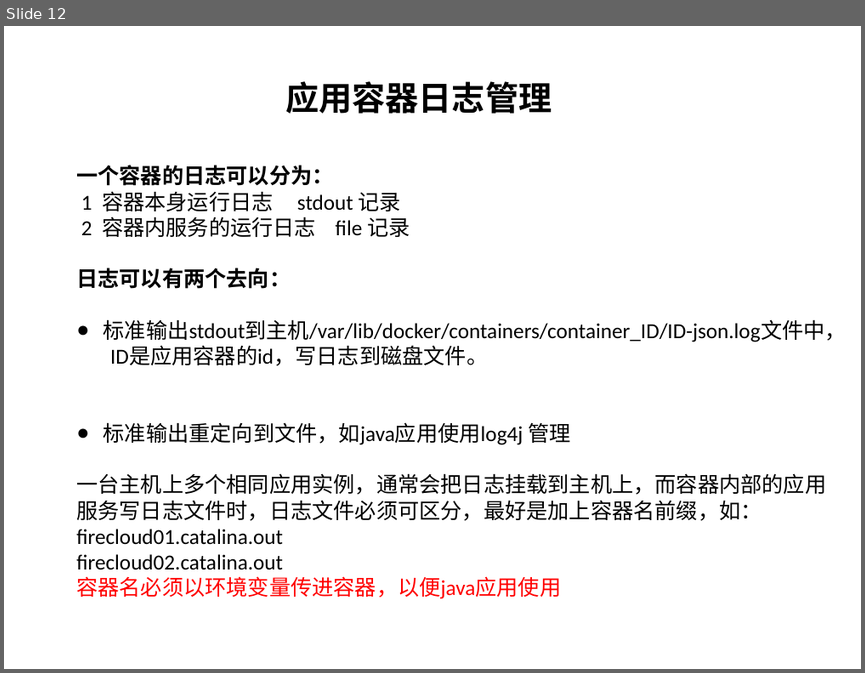
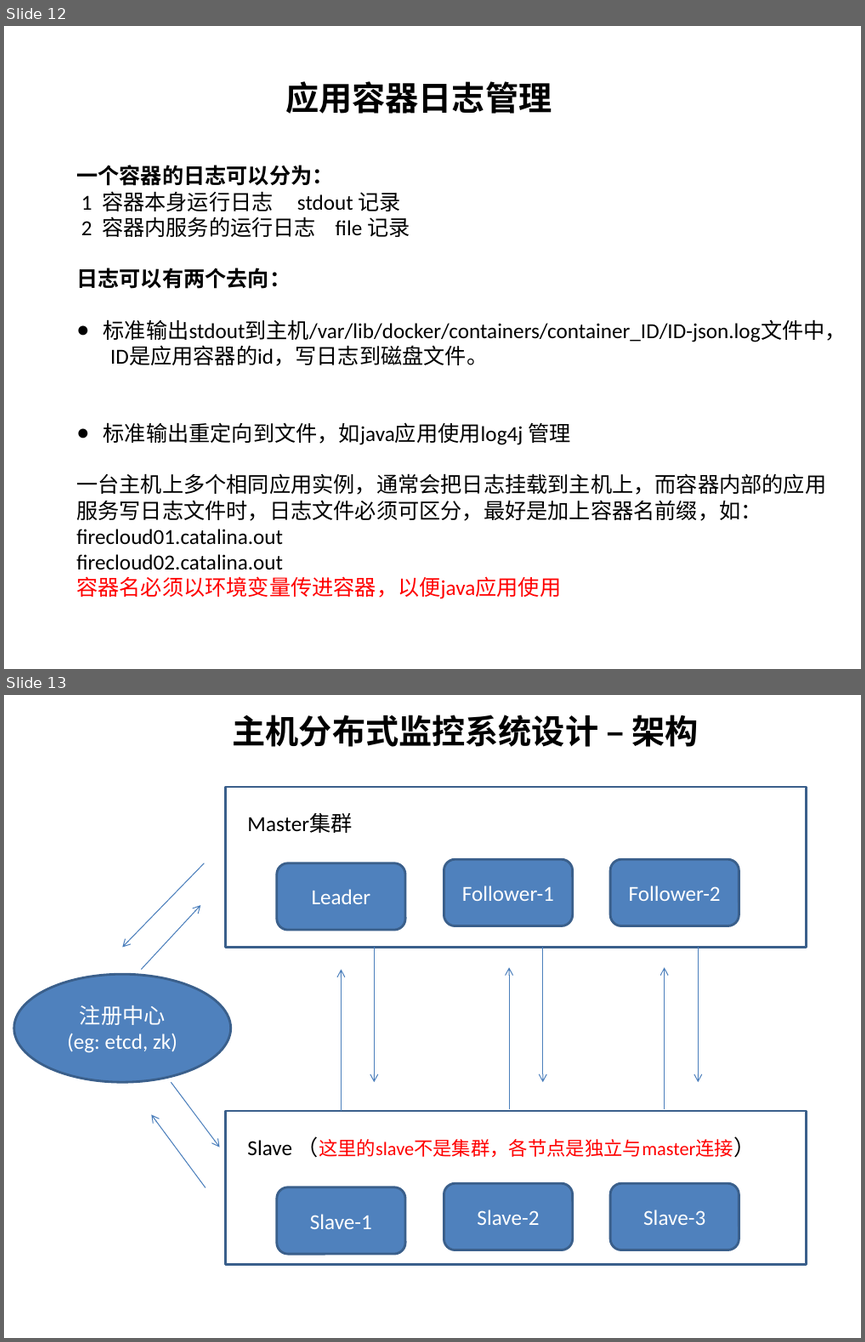
Before and after one commit to wsyx123/firecloud-server, a slide deck: description/firecloud-architecture.pptx. Shown one above the other, each under a label of ours: slide 12 before the commit, slides 12 and 13 after it. The pictures are 865x673 and 865x1342 pixels, drawn with LibreOffice and Linux fonts; fonts in the diff are those of the drawing. Boxes give left, top, right and bottom in pixels: in the first picture for what was removed or moved away, otherwise in the second. Text is boxed around its words. In the diff, an @@ line names an element or a change of style, - is before the commit and + after.

```diff
--- a/description/firecloud-architecture.pptx
+++ b/description/firecloud-architecture.pptx
@@ slide 13 added at [4,695,861,1338], background #FFFFFF @@
@@ text added at [233,715,698,747], 28 pt, text #000000, bold @@
+主机分布式监控系统设计 – 架构
@@ rectangle added at [226,787,806,947], outline #3A5F8C 2 pt @@
@@ text added at [247,813,352,833], 18 pt, text #000000 @@
+Master集群
@@ arrow added from (204, 863) to (122, 947), #4B7EBC 0.75 pt @@
@@ rounded rectangle added at [277,863,405,930], fill #4F81BD, outline #3A5F8C 2 pt, 18 pt, text #FFFFFF @@
+Leader
@@ rounded rectangle added at [443,860,572,926], fill #4F81BD, outline #3A5F8C 2 pt, 18 pt, text #FFFFFF @@
+Follower-1
@@ rounded rectangle added at [611,860,739,926], fill #4F81BD, outline #3A5F8C 2 pt, 18 pt, text #FFFFFF @@
+Follower-2
@@ arrow added from (141, 970) to (200, 905), #4B7EBC 0.75 pt @@
@@ arrow added from (374, 947) to (374, 1083), #4B7EBC 0.75 pt @@
@@ arrow added from (543, 947) to (543, 1083), #4B7EBC 0.75 pt @@
@@ arrow added from (698, 947) to (698, 1083), #4B7EBC 0.75 pt @@
@@ ellipse added at [14,975,231,1083], fill #4F81BD, outline #3A5F8C 2 pt, 18 pt, text #FFFFFF @@
+注册中心
+(eg: etcd, zk)
@@ arrow added from (341, 1111) to (341, 970), #4B7EBC 0.75 pt @@
@@ arrow added from (509, 1109) to (509, 968), #4B7EBC 0.75 pt @@
@@ arrow added from (664, 1109) to (664, 968), #4B7EBC 0.75 pt @@
@@ arrow added from (171, 1083) to (220, 1146), #4B7EBC 0.75 pt @@
@@ arrow added from (205, 1188) to (151, 1115), #4B7EBC 0.75 pt @@
@@ rectangle added at [226,1111,806,1264], outline #3A5F8C 2 pt @@
@@ text added at [247,1139,733,1157], 16 pt, text #FF0000 @@
+Slave （这里的slave不是集群，各节点是独立与master连接）
@@ rounded rectangle added at [277,1187,405,1253], fill #4F81BD, outline #3A5F8C 2 pt, 18 pt, text #FFFFFF @@
+Slave-1
@@ rounded rectangle added at [443,1184,572,1250], fill #4F81BD, outline #3A5F8C 2 pt, 18 pt, text #FFFFFF @@
+Slave-2
@@ rounded rectangle added at [611,1184,739,1250], fill #4F81BD, outline #3A5F8C 2 pt, 18 pt, text #FFFFFF @@
+Slave-3
```
Also in this commit, not shown: 22 other slides added, 25 other files.
